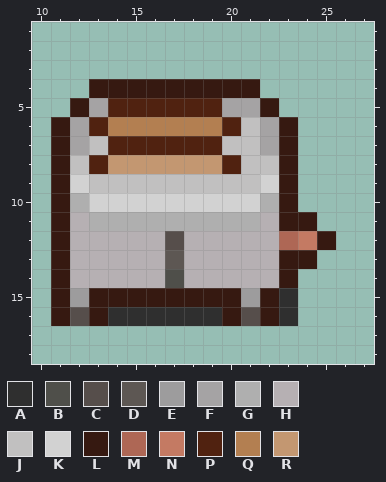
Pixel-art sprite, stored at public/assets/kitchen/toasters/toaster-3.png. This is how it looked before the edit.
The file is 32x32 pixels. Colours within 5 levels of each other are drawn and written as one. Shown: x 10..27, y 1..18. The old version is drawn lined up with the new one.
Palette (. is transparent): A #2f2f2f  B #4f4f4a  C #564e4b  D #5d5753  E #9d9c9d  F #a5a3a4  G #afafaf  H #b6b0b3  J #c1c0c0  K #d2d2d2  L #361911  M #ae6755  N #c47a63  P #502210  Q #b37f51  R #c39771
Pixels before, first column x 11:
 4 ..LLLLLLLLL....
 5 .LFPPPPPPFFL...
 6 LFPQQQQQQPJFL..
 7 LFJPPPPPPJJFL..
 8 LJPRRRRRRPJJL..
 9 LKJJJJJJJJJKL..
10 LGKKKKKKKKKGL..
11 LHGGGGGGGGGHLL.
12 LHHHHHCHHHHHMNL
13 LHHHHHDHHHHHLL.
14 LHHHHHBHHHHHL..
15 LELLLLLLLLELA..
16 LCLAAAAAALCLA..
After:
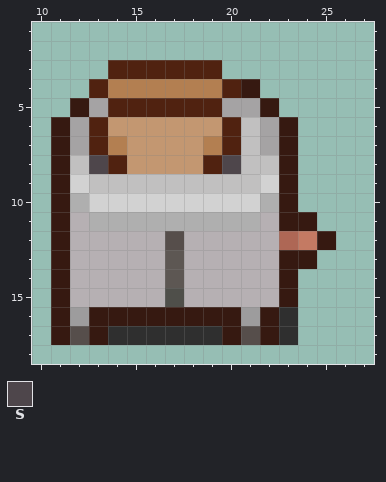
Colours new in this view: S #4e464b
Difference:
whole drawing moved by +2,-5 (the old picture is shown already moved)
Changed rows in their new state; - is an unchanged pixel.
first column x 13:
 3 -PPPPPP-
 4 PQQQQQQP
 6 -RRRRRR-
 7 PQRRRRQP
 8 SP----PS
first column x 11:
14 ------D------
15 -HHHHHBHHHHHL
16 -E-LLLLLL-E--
17 LCLAAAAAALCLA
Boxes around the changes in both pictures, in picture pixels (x1, y1, x2, y2):
changed: (89, 60, 241, 174)
changed: (51, 269, 298, 345)
